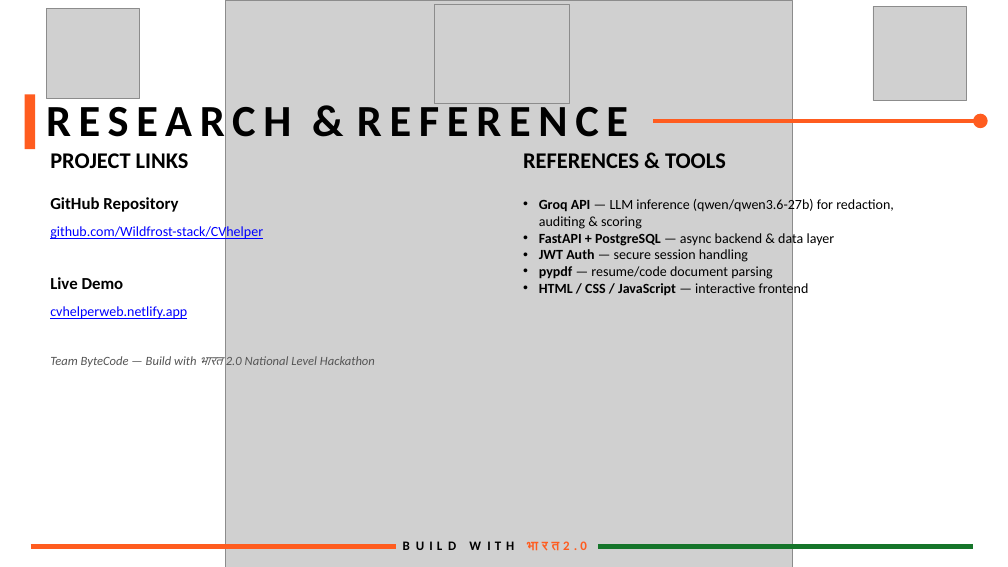
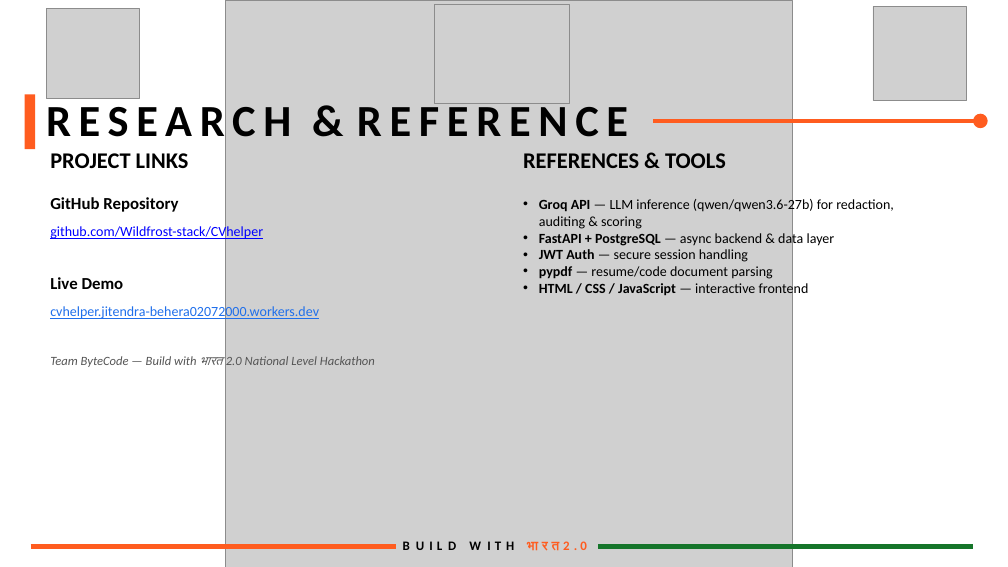
Before and after one commit to Wildfrost-stack/CVhelper, a slide deck: slide 9 of Vailaudit.pptx. Drawn at 1008x567 pixels with LibreOffice and Linux fonts; fonts in the diff are those of the drawing; grey boxes stand for pictures; background and template pictures are left out. Boxes give left, top, right and bottom in pixels: in the first picture for what was removed or moved away, otherwise in the second. Text is boxed around its words. In the diff, an @@ line names an element or a change of style, - is before the commit and + after.

```diff
--- a/Vailaudit.pptx
+++ b/Vailaudit.pptx
@@ text at <box>50,305,319,321</box>: text changed; text colour #0000FF to #1F6FEB @@
-cvhelperweb.netlify.app
+cvhelper.jitendra-behera02072000.workers.dev
```
